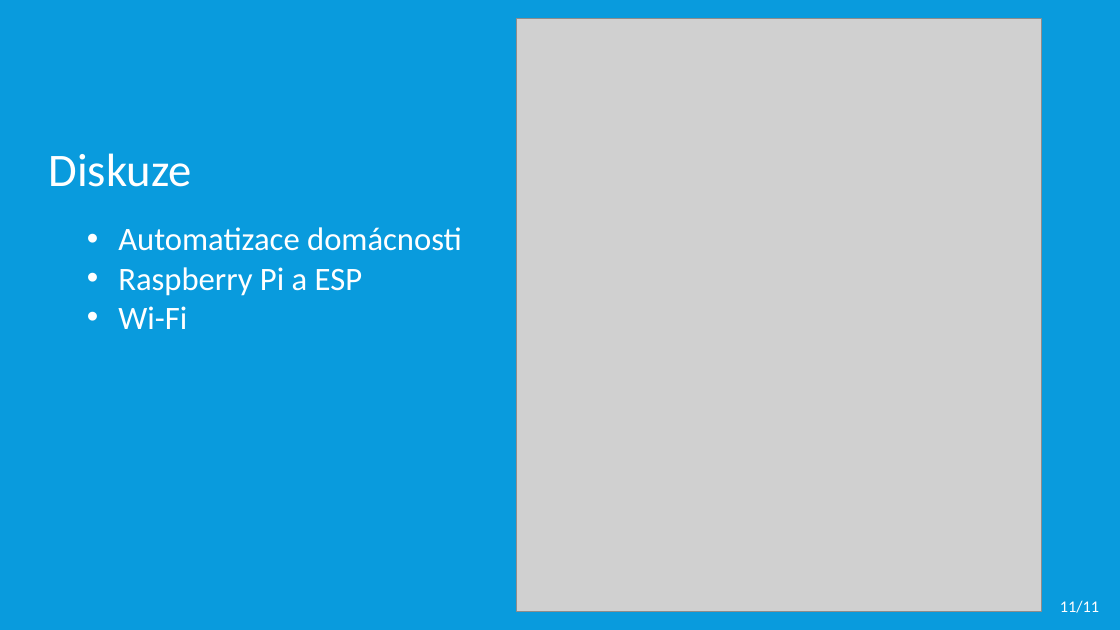
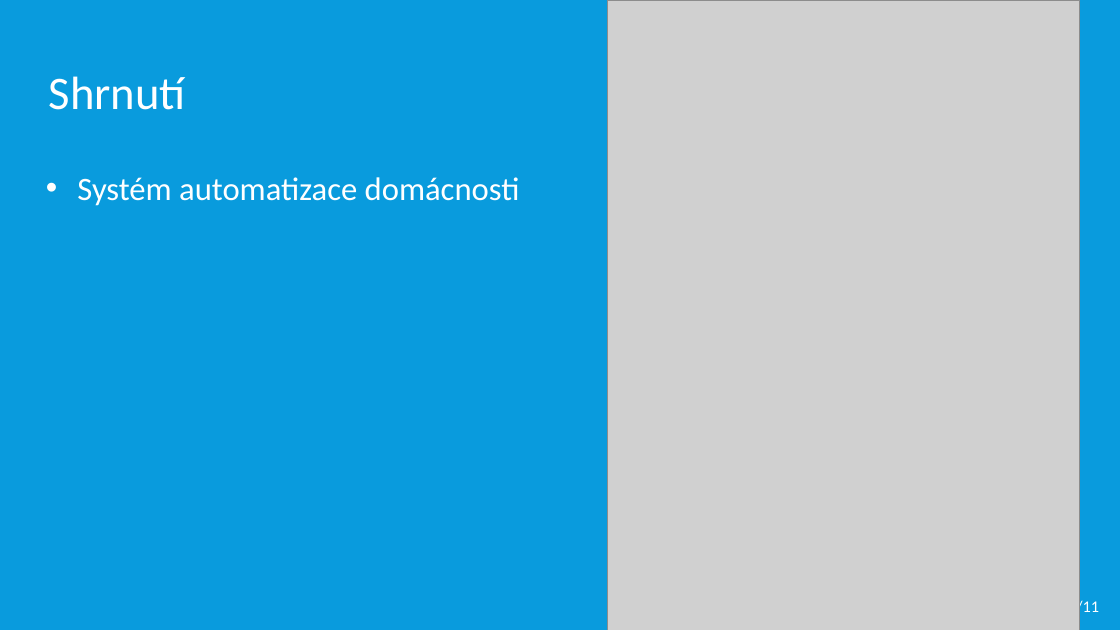
Before and after one commit to dinoq/RPi-Smart-Home, a slide deck: slide 10 of BP/Obhajoba BP/2021/ITT prezentace.pptx (slide 11 before the commit). Drawn at 1120x630 pixels with LibreOffice and Linux fonts; fonts in the diff are those of the drawing; grey boxes stand for pictures. Boxes give left, top, right and bottom in pixels: in the first picture for what was removed or moved away, otherwise in the second. Text is boxed around its words. In the diff, an @@ line names an element or a change of style, - is before the commit and + after.

```diff
--- a/BP/Obhajoba BP/2021/ITT prezentace.pptx
+++ b/BP/Obhajoba BP/2021/ITT prezentace.pptx
@@ picture: place and size @@
-picture at box(517, 18, 1042, 611)
+picture at box(607, 0, 1080, 630)
@@ text at box(49, 76, 186, 110): text changed @@
-Diskuze
+Shrnutí
@@ text at box(77, 177, 520, 206): text changed @@
-• Automatizace domácnosti
-• Raspberry Pi a ESP
-• Wi-Fi
+• Systém automatizace domácnosti
```
Also in this commit, not shown: 6 other slides changed, 1 slide removed, 3 other files.
